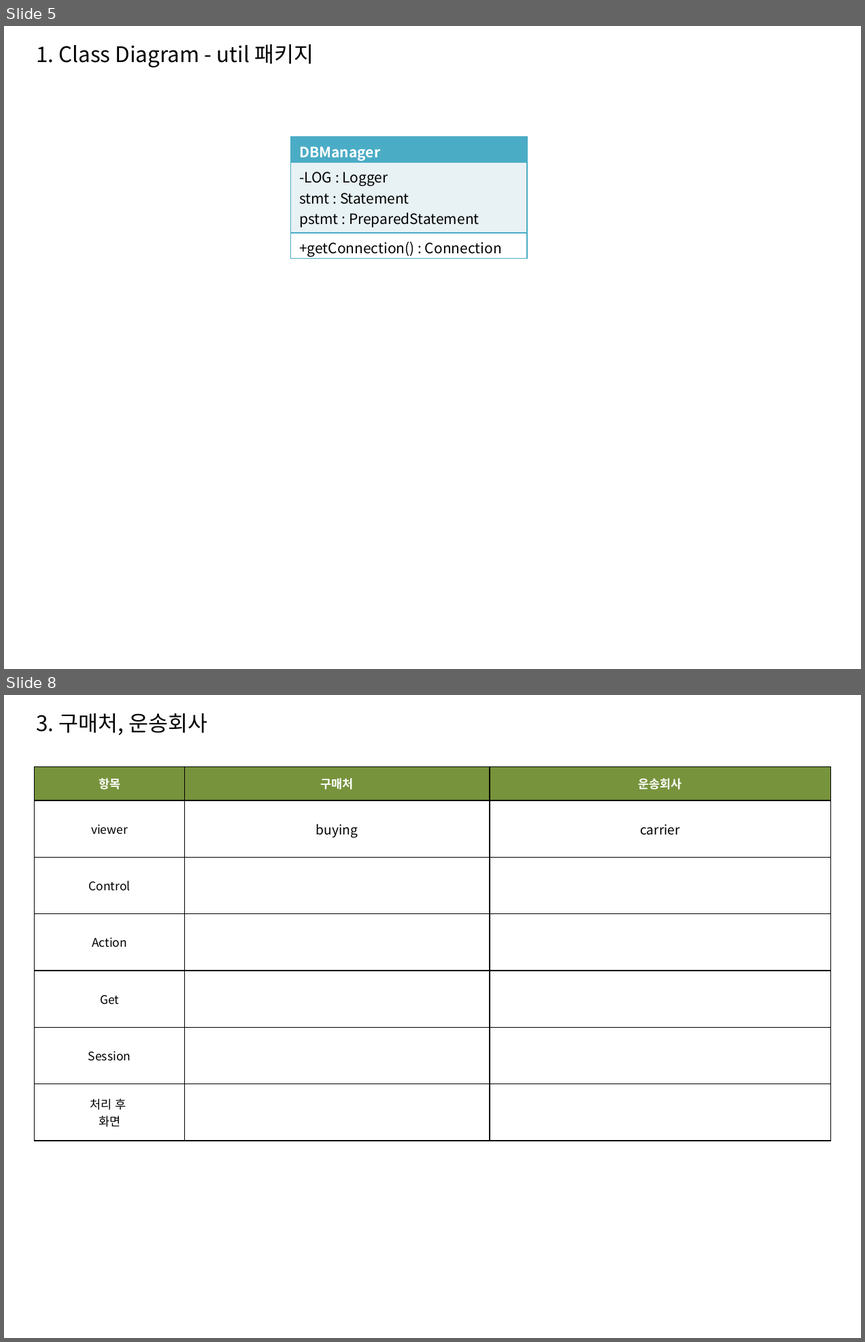
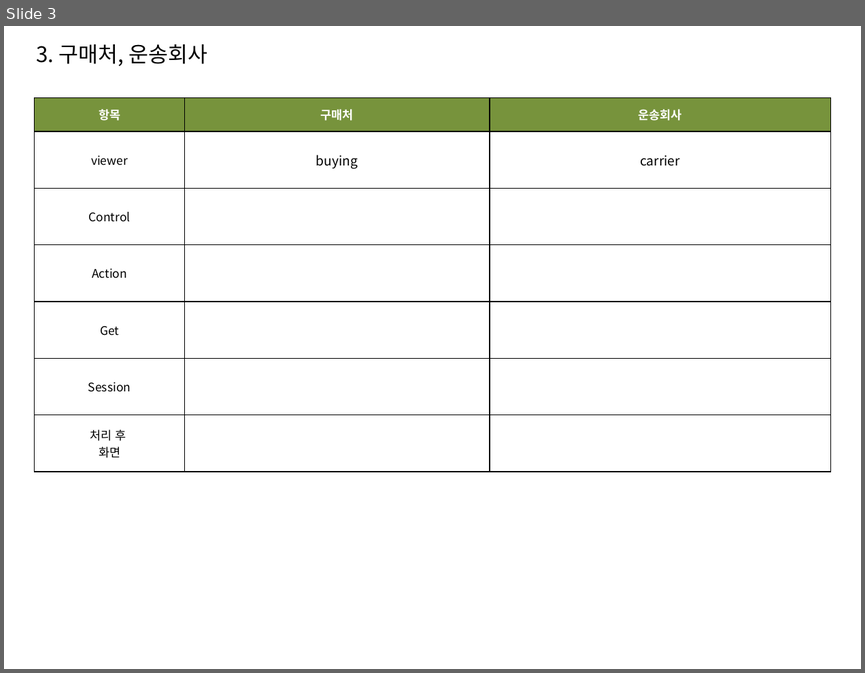
Before and after one commit to sec9590/Project_FullFillment, a slide deck: YellowContainer_MVC.pptx. Shown one above the other, each under a label of ours: slides 5 and 8 before the commit, slide 3 after it; the slides between them are not shown. The pictures are 865x1342 and 865x673 pixels, drawn with LibreOffice and Linux fonts; fonts in the diff are those of the drawing. Boxes give left, top, right and bottom in pixels: in the first picture for what was removed or moved away, otherwise in the second. Text is boxed around its words. In the diff, an @@ line names an element or a change of style, - is before the commit and + after.

```diff
--- a/YellowContainer_MVC.pptx
+++ b/YellowContainer_MVC.pptx
@@ slide 5 removed at box(4, 26, 861, 669), background #FFFFFF @@
@@ text removed at box(36, 44, 314, 67) @@
-1. Class Diagram - util 패키지
@@ table removed at box(291, 137, 528, 259), 3 rows, 1 columns @@
-DBManager
--LOG : Logger / stmt : Statement / pstmt : PreparedStatement
-+getConnection() : Connection
@@ what was slide 8 is now slide 3 @@
```
Also in this commit, not shown: 2 slides changed, 4 other slides removed, 1 other file.
